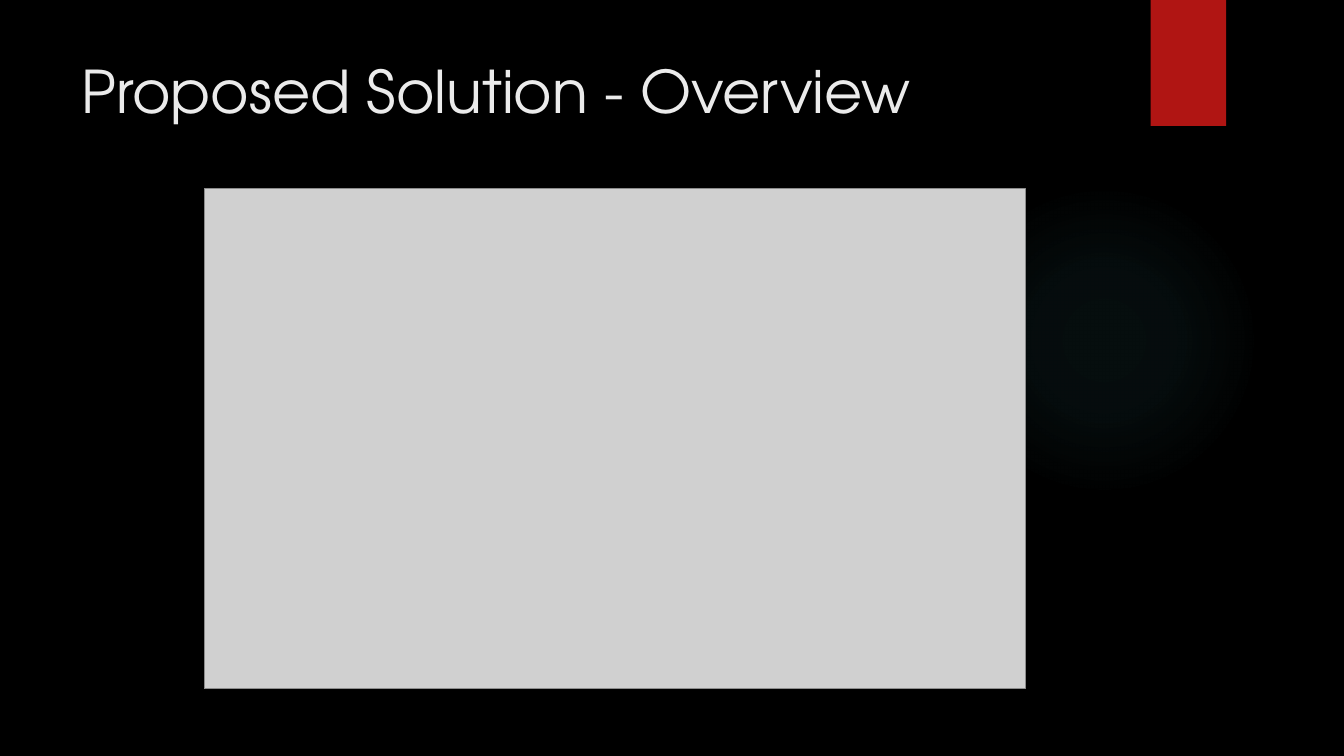
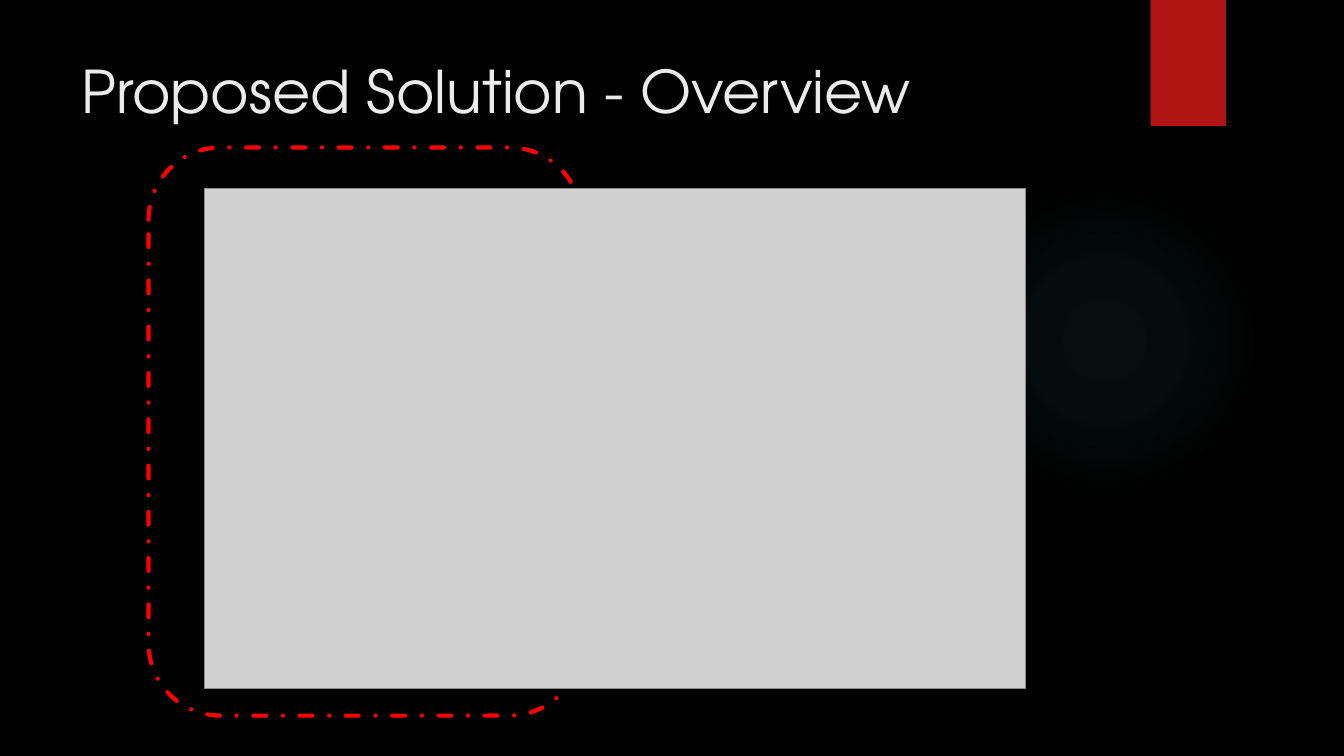
Before and after one commit to Polo08816/COSC734, a slide deck: slide 6 of Project/KevinKuo - Project Presentation.pptx. Drawn at 1344x756 pixels with LibreOffice and Linux fonts; fonts in the diff are those of the drawing; grey boxes stand for pictures; background and template pictures are left out. Boxes give left, top, right and bottom in pixels: in the first picture for what was removed or moved away, otherwise in the second. Text is boxed around its words. In the diff, an @@ line names an element or a change of style, - is before the commit and + after.

```diff
--- a/Project/KevinKuo - Project Presentation.pptx
+++ b/Project/KevinKuo - Project Presentation.pptx
@@ rounded rectangle added at (148,147,581,716), outline #FF0000 3 pt dashed @@
```
Also in this commit, not shown: 3 other slides changed.
